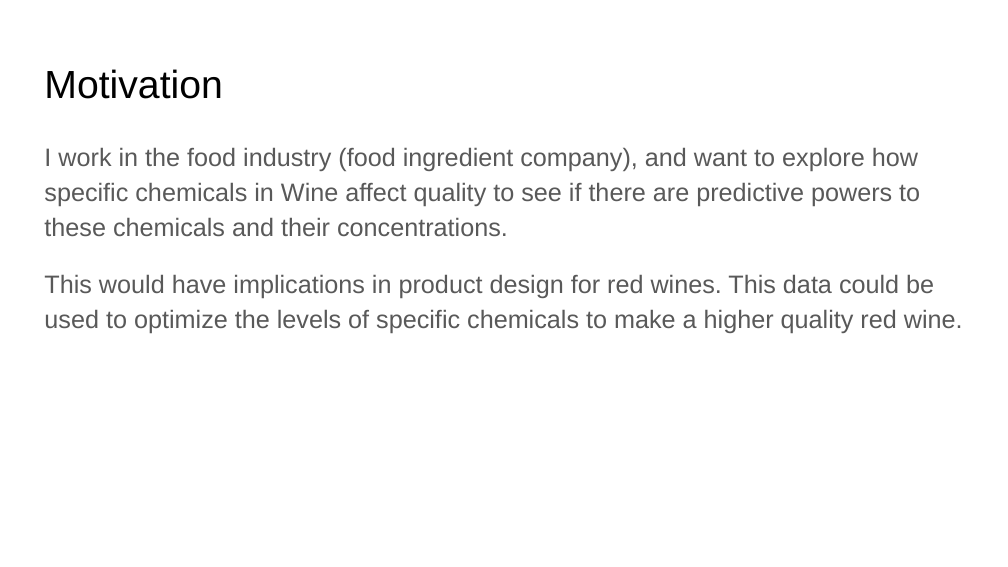
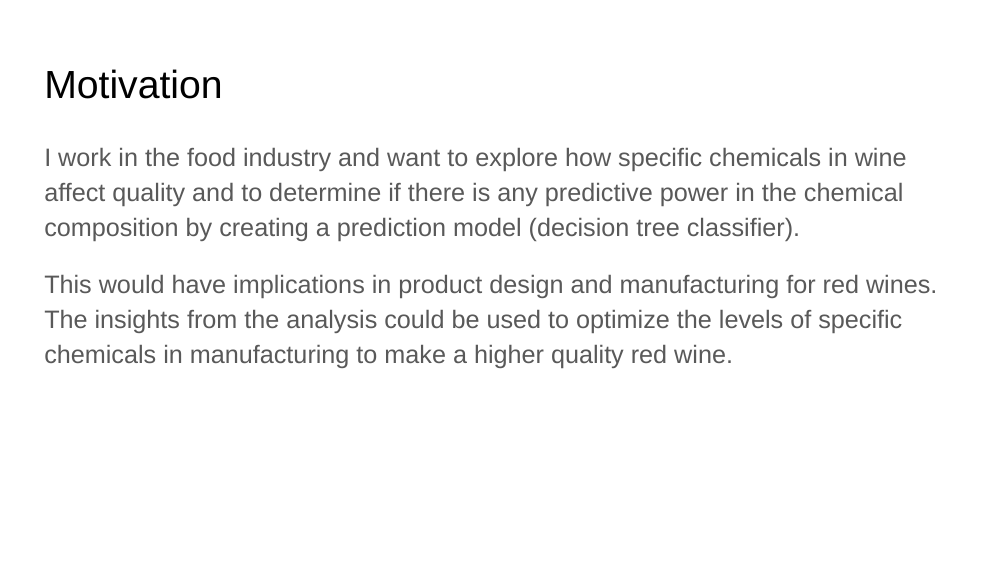
Before and after one commit to MichaelJ8/Wine-Rating-Prediction-Decision-Tree, a slide deck: slide 2 of DSE 200X_final Project Presentation.pptx (slide 3 before the commit). Drawn at 1008x567 pixels with LibreOffice and Linux fonts; fonts in the diff are those of the drawing. Boxes give left, top, right and bottom in pixels: in the first picture for what was removed or moved away, otherwise in the second. Text is boxed around its words. In the diff, an @@ line names an element or a change of style, - is before the commit and + after.

```diff
--- a/DSE 200X_final Project Presentation.pptx
+++ b/DSE 200X_final Project Presentation.pptx
@@ text at [44,147,937,368]: text changed @@
-I work in the food industry (food ingredient company), and want to explore how specific chemicals in Wine affect quality to see if there are predictive powers to these chemicals and their concentrations.
-This would have implications in product design for red wines. This data could be used to optimize the levels of specific chemicals to make a higher quality red wine.
+I work in the food industry and want to explore how specific chemicals in wine affect quality and to determine if there is any predictive power in the chemical composition by creating a prediction model (decision tree classifier).
+This would have implications in product design and manufacturing for red wines. The insights from the analysis could be used to optimize the levels of specific chemicals in manufacturing to make a higher quality red wine.
```
Also in this commit, not shown: 10 other slides changed, 1 slide removed.
